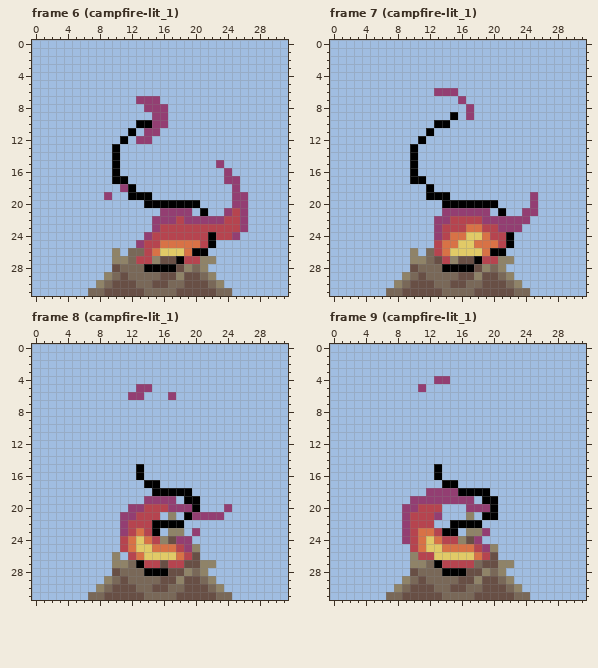
Two versions of one pixel-art file, aseprite/campfire.aseprite. Above: the version before the commit.
32x32 pixels, 19 frames. Shown: frame 6 (campfire-lit_1), frame 7 (campfire-lit_1), frame 8 (campfire-lit_1), frame 9 (campfire-lit_1). The commit also changed other frames, which this record leaves out.
The same view after the edit:
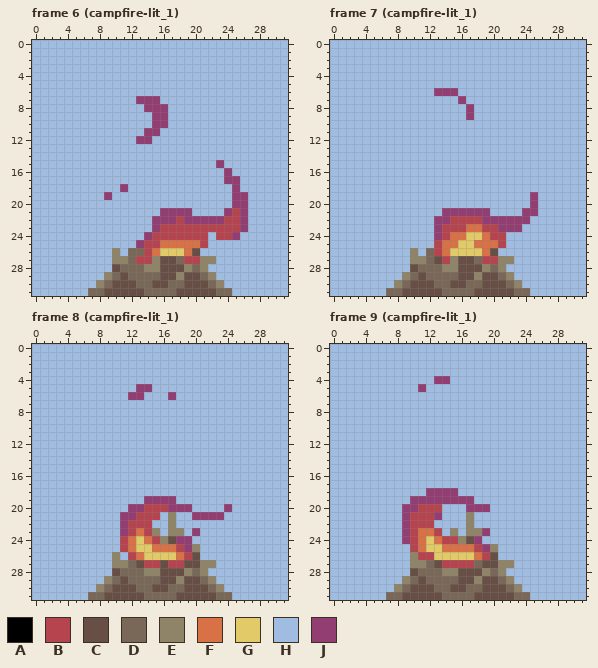
Palette (. is transparent): A #000000  B #b6444f  C #684f45  D #796858  E #8f8368  F #d87246  G #e1ca67  H #a0bde1  J #933e72
Edits made:
layer "wireframe" now hidden
--- frame 6 (campfire-lit_1)
@@ x 8..24 @@
  9 HHHHHHHJJHHHHHHHH
-10 HHHHHAAJJHHHHHHHH
-11 HHHHAHJJHHHHHHHHH
-12 HHHAHJJHHHHHHHHHH
-13 HHAHHHHHHHHHHHHHH
-14 HHAHHHHHHHHHHHHHH
-15 HHAHHHHHHHHHHHHJH
-16 HHAHHHHHHHHHHHHHJ
-17 HHAAHHHHHHHHHHHHJ
-18 HHHJAHHHHHHHHHHHH
-19 HJHHAAAHHHHHHHHHH
-20 HHHHHHAAAAAAAHHHH
-21 HHHHHHHHJJJJHAHHJ
+10 HHHHHHHJJHHHHHHHH
+11 HHHHHHJJHHHHHHHHH
+12 HHHHHJJHHHHHHHHHH
+13 HHHHHHHHHHHHHHHHH
+14 HHHHHHHHHHHHHHHHH
+15 HHHHHHHHHHHHHHHJH
+16 HHHHHHHHHHHHHHHHJ
+17 HHHHHHHHHHHHHHHHJ
+18 HHHJHHHHHHHHHHHHH
+19 HJHHHHHHHHHHHHHHH
+20 HHHHHHHHHHHHHHHHH
+21 HHHHHHHHJJJJHHHHJ
 22 HHHHHHHJJJBJJJJJB
 23 HHHHHHHJBBBBBBBBB
-24 HHHHHHJBBBBBBBABB
-25 HHHHHJBBFFFFFBAHH
-26 HHEHDDBFGGGFAAHHH
-27 HHEEDBBECCABBEEHH
-28 HHCDDDAAAACEDEHHH
+24 HHHHHHJBBBBBBBHBB
+25 HHHHHJBBFFFFFBHHH
+26 HHEHDDBFGGGFCHHHH
+27 HHEEDBBECCDBBEEHH
+28 HHCDDDEECCCEDEHHH
 29 HEDCDDDDCCECCDEHH
--- frame 7 (campfire-lit_1)
@@ x 8..24 @@
  8 HHHHHHHHHJHHHHHHH
- 9 HHHHHHHAHJHHHHHHH
-10 HHHHHAAHHHHHHHHHH
-11 HHHHAHHHHHHHHHHHH
-12 HHHAHHHHHHHHHHHHH
-13 HHAHHHHHHHHHHHHHH
-14 HHAHHHHHHHHHHHHHH
-15 HHAHHHHHHHHHHHHHH
-16 HHAHHHHHHHHHHHHHH
-17 HHAAHHHHHHHHHHHHH
-18 HHHHAHHHHHHHHHHHH
-19 HHHHAAAHHHHHHHHHH
-20 HHHHHHAAAAAAAHHHH
-21 HHHHHHJJJJJJHAHHJ
+ 9 HHHHHHHHHJHHHHHHH
+10 HHHHHHHHHHHHHHHHH
+11 HHHHHHHHHHHHHHHHH
+12 HHHHHHHHHHHHHHHHH
+13 HHHHHHHHHHHHHHHHH
+14 HHHHHHHHHHHHHHHHH
+15 HHHHHHHHHHHHHHHHH
+16 HHHHHHHHHHHHHHHHH
+17 HHHHHHHHHHHHHHHHH
+18 HHHHHHHHHHHHHHHHH
+19 HHHHHHHHHHHHHHHHH
+20 HHHHHHHHHHHHHHHHH
+21 HHHHHHJJJJJJHHHHJ
 22 HHHHHJJBBBBJJJJJJ
 23 HHHHHJBBBFFBBJJJH
-24 HHHHHJBFFGGFBBAHH
-25 HHHHHBFFGGFFFBAHH
-26 HHEHDBFGGGGFAAHHH
-27 HHEEDCBECCABBEEHH
-28 HHCDDDAAAACEDEHHH
+24 HHHHHJBFFGGFBBHHH
+25 HHHHHBFFGGFFFBHHH
+26 HHEHDBFGGGGFCHHHH
+27 HHEEDCBECCDBBEEHH
+28 HHCDDDEECCCEDEHHH
 29 HEDCDDDDCCECCDEHH
--- frame 8 (campfire-lit_1)
@@ x 11..22 @@
 14 HHHHHHHHHHHH
-15 HHAHHHHHHHHH
-16 HHAHHHHHHHHH
-17 HHHAAHHHHHHH
-18 HHHHAAAAAHHH
-19 HHHJJJJHAAHH
-20 HJJBBBJJJAHH
-21 JJBBBHEHAJJJ
-22 JBBBAAAAHHHH
-23 JBFBAHEEHJHH
+15 HHHHHHHHHHHH
+16 HHHHHHHHHHHH
+17 HHHHHHHHHHHH
+18 HHHHHHHHHHHH
+19 HHHJJJJHHHHH
+20 HJJBBBJJJHHH
+21 JJBBBHEHHJJJ
+22 JBBBHHEHHHHH
+23 JBFBEHEEHJHH
 24 BFGFBECJJHHH
@@ x 11..18 @@
 26 HBFGGGGF
-27 EDABBCBB
-28 DDDAAACC
+27 EDCBBCBB
+28 DDDEECCC
 29 CDDDDCCE
--- frame 9 (campfire-lit_1)
@@ x 11..22 @@
 14 HHHHHHHHHHHH
-15 HHAHHHHHHHHH
-16 HHAHHHHHHHHH
-17 HHHAAHHHHHHH
-18 HJJJJAAAAHHH
-19 JJJJJJJHAAHH
-20 BBBHHHJJJAHH
-21 BBJHHHEHAAHH
-22 BBHHAAAAHHHH
-23 FFBAAHEEJHHH
+15 HHHHHHHHHHHH
+16 HHHHHHHHHHHH
+17 HHHHHHHHHHHH
+18 HJJJJHHHHHHH
+19 JJJJJJJHHHHH
+20 BBBHHHJJJHHH
+21 BBJHHHEHHHHH
+22 BBHHHHEHHHHH
+23 FFBHEHEEJHHH
 24 FGFBBECJHHHH
@@ x 11..18 @@
 26 BBGGGGGF
-27 EDABBBBD
-28 DDDAAACC
+27 EDCBBBBD
+28 DDDEECCC
 29 CDDDDCCE
